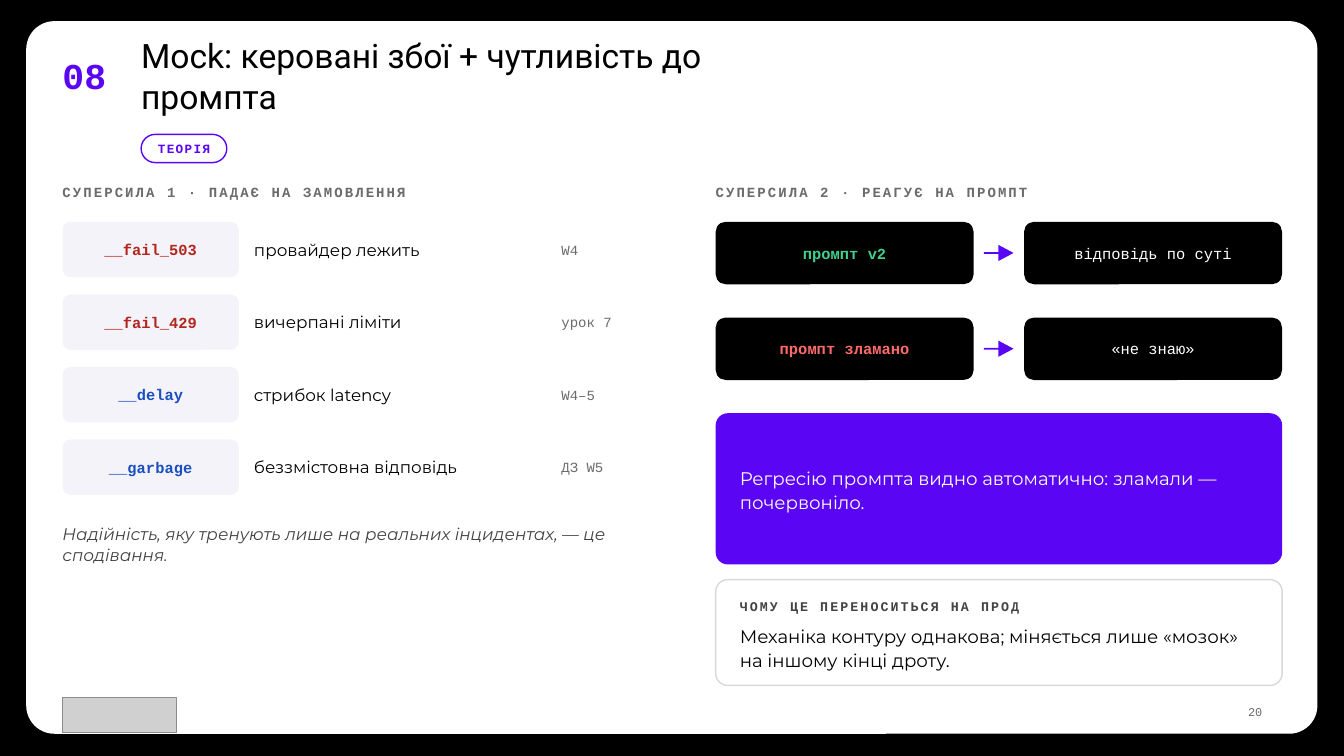
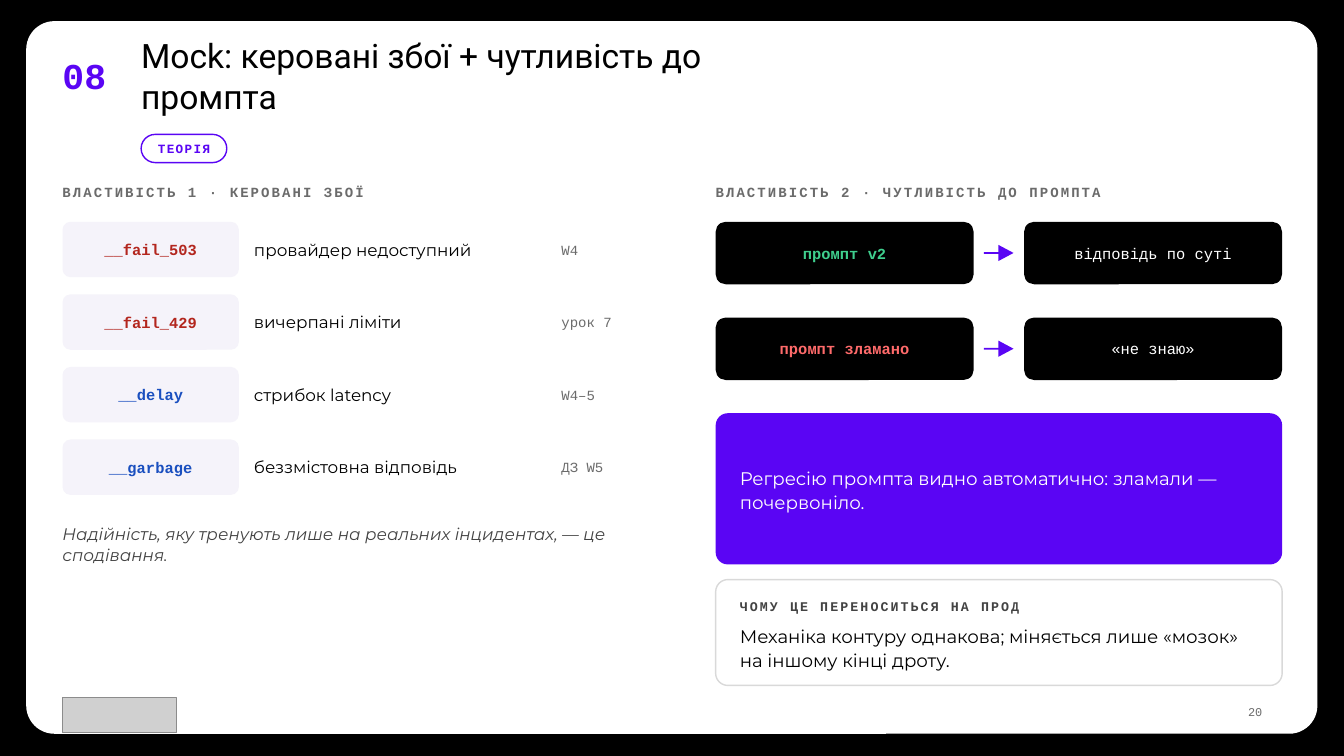
Before and after one commit to TarasFedorenkoFTV/llmops-bootcamp, a slide deck: slide 20 of docs/decks/L01.pptx. Drawn at 1344x756 pixels with LibreOffice and Linux fonts; fonts in the diff are those of the drawing; grey boxes stand for pictures; background and template pictures are left out. Boxes give left, top, right and bottom in pixels: in the first picture for what was removed or moved away, otherwise in the second. Text is boxed around its words. In the diff, an @@ line names an element or a change of style, - is before the commit and + after.

```diff
--- a/docs/decks/L01.pptx
+++ b/docs/decks/L01.pptx
@@ text at (x1=62, y1=186, x2=364, y2=197): text changed @@
-СУПЕРСИЛА 1 · ПАДАЄ НА ЗАМОВЛЕННЯ
+ВЛАСТИВІСТЬ 1 · КЕРОВАНІ ЗБОЇ
@@ text at (x1=716, y1=187, x2=1100, y2=200): text changed @@
-СУПЕРСИЛА 2 · РЕАГУЄ НА ПРОМПТ
+ВЛАСТИВІСТЬ 2 · ЧУТЛИВІСТЬ ДО ПРОМПТА
@@ text at (x1=254, y1=243, x2=471, y2=260): text changed @@
-провайдер лежить
+провайдер недоступний
```
Also in this commit, not shown: 10 other slides changed, 33 other files.
